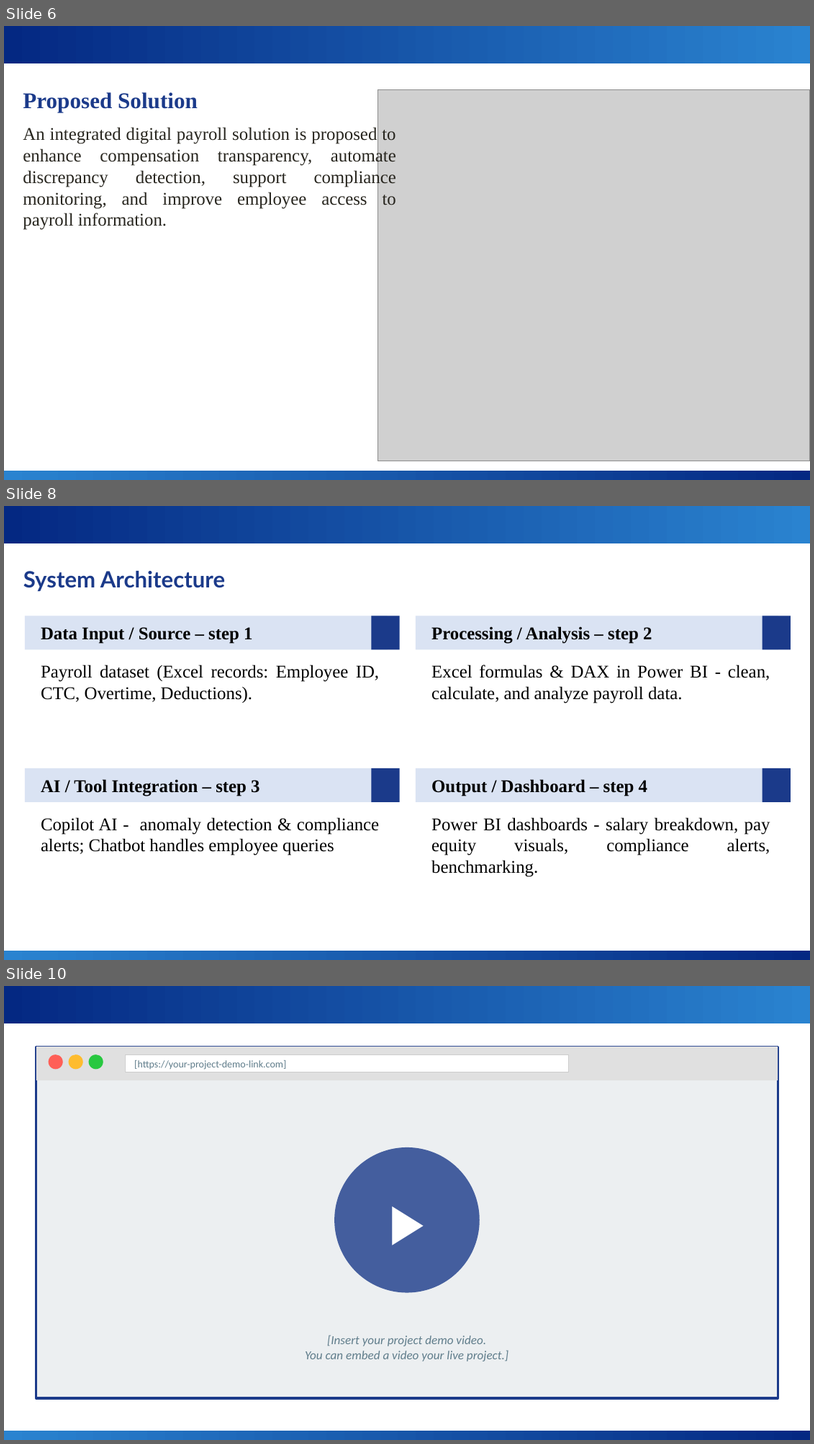
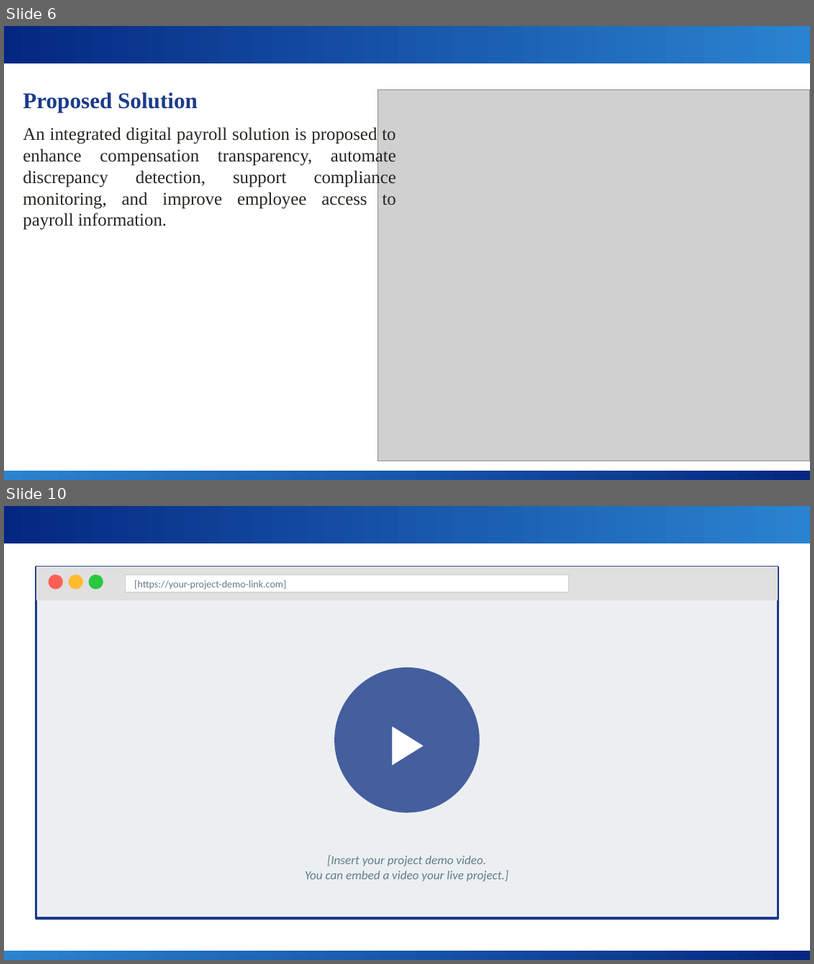
Before and after one commit to snehakhandelwal666-cmyk/sneha_project, a slide deck: PAY LENS - VISUALISING SALARY TRUTH WITH BI & AI.pptx. Shown one above the other, each under a label of ours: slides 6, 8 and 10 before the commit, slides 6 and 10 after it; the slides between them are not shown. The pictures are 814x1444 and 814x964 pixels, drawn with LibreOffice and Linux fonts; fonts in the diff are those of the drawing; grey boxes stand for pictures; background and template pictures are left out. Boxes give left, top, right and bottom in pixels: in the first picture for what was removed or moved away, otherwise in the second. Text is boxed around its words. In the diff, an @@ line names an element or a change of style, - is before the commit and + after.

```diff
--- a/PAY LENS - VISUALISING SALARY TRUTH WITH BI & AI.pptx
+++ b/PAY LENS - VISUALISING SALARY TRUTH WITH BI & AI.pptx
@@ slide 8 removed at (4, 506, 810, 960), background #FFFFFF; not listed: 2 template elements that a slide beside it also shows @@
@@ text removed at (23, 571, 225, 591) @@
-System Architecture
@@ rectangle removed at (25, 615, 388, 649) @@
@@ text removed at (41, 627, 252, 644) @@
-Data Input / Source – step 1
@@ rectangle removed at (372, 615, 400, 649) @@
@@ rectangle removed at (416, 615, 779, 649) @@
@@ text removed at (432, 626, 652, 644) @@
-Processing / Analysis – step 2
@@ rectangle removed at (763, 615, 791, 649) @@
@@ text removed at (41, 664, 379, 703) @@
-Payroll dataset (Excel records: Employee ID, CTC, Overtime, Deductions).
@@ text removed at (432, 664, 770, 703) @@
-Excel formulas & DAX in Power BI - clean, calculate, and analyze payroll data.
@@ rectangle removed at (25, 768, 388, 802) @@
@@ text removed at (41, 779, 260, 796) @@
-AI / Tool Integration – step 3
@@ rectangle removed at (372, 768, 400, 802) @@
@@ rectangle removed at (416, 768, 779, 802) @@
@@ text removed at (432, 779, 648, 796) @@
-Output / Dashboard – step 4
@@ rectangle removed at (763, 768, 791, 802) @@
@@ text removed at (41, 817, 379, 855) @@
-Copilot AI - anomaly detection & compliance alerts; Chatbot handles employee queries
@@ text removed at (432, 817, 771, 877) @@
-Power BI dashboards - salary breakdown, pay equity visuals, compliance alerts, benchmarking.
```
Also in this commit, not shown: 5 slides changed, 1 slide added.
